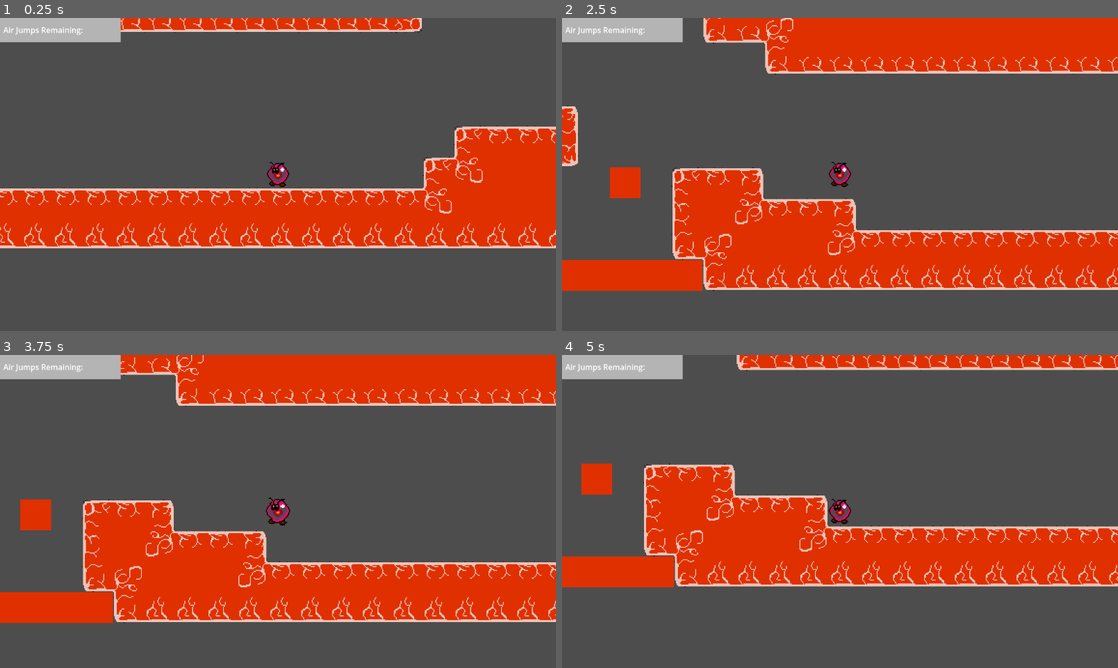
Above: before the commit, frames 1-4 (two rows, left to right).
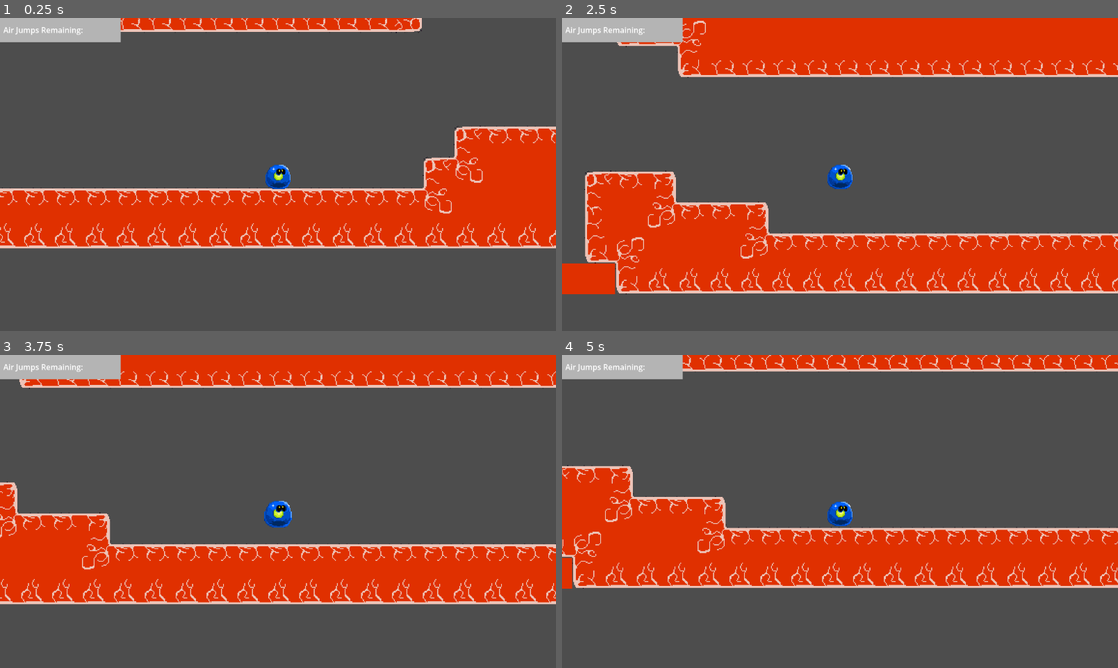
Above: after the commit, the same moments.

Repository: 2026-Hackathon/UnderYourSkin
Game: Godot game, scene res://TempScene.tscn
Same seed, same stepped clock (60 frames per second), same inputs: the game is played once before the commit and once after it.
Inputs (mouse positions are in pixels of both pictures, inside the frame that each line leads up to):
- Up to frame 1 (0.25 s): no input
- Up to frame 2 (2.5 s): tap Enter at 0.5 s; move the mouse to (962, 158) at 0.52 s; click (962, 158) at 0.67 s; tap Space at 1.25 s; drag from (728, 190) to (812, 237) at 1.27 s; move the mouse to (895, 105) at 2.02 s; click (895, 105) at 2.17 s
- Up to frame 3 (3.75 s): drag from (250, 574) to (111, 464) at 2.77 s; move the mouse to (444, 558) at 3.52 s; click (444, 558) at 3.67 s
- Up to frame 4 (5 s): drag from (673, 464) to (756, 433) at 4.27 s

The runs differ from the first frame. In frame 1, 0.3% of the frame differs, in the area x 47-53%, y 46-55%; in frame 2, 19%; in frame 3, 26%, in the area x 0-100%, y 0-86%; in frame 4, 15%.

Commit message:
New player Sprite

Diff:
--- a/under-your-skin/Scripts/player_character.gd
+++ b/under-your-skin/Scripts/player_character.gd
@@ -10,7 +10,7 @@
 
 var bullet_time_active: bool = false
 var current_time_scale: float = 1.0
-@export var momentum_conserve: float = 0.8
+@export var momentum_conserve: float = 0.2
 
 #Jumps kinda buggy if velocity = 0 before jumping get an extra jump effectivley
 @export var max_jumps: int = 2
--- a/under-your-skin/TempScene.tscn
+++ b/under-your-skin/TempScene.tscn
@@ -1,8 +1,8 @@
 [gd_scene format=4 uid="uid://osbvn7lonyr7"]
 
 [ext_resource type="Script" uid="uid://h0ynlfudvyu6" path="res://Scripts/player_character.gd" id="1_wjk0x"]
-[ext_resource type="Texture2D" uid="uid://bx40asspwehi7" path="res://Sprites/TempPlayerSprite.png" id="2_64gg3"]
 [ext_resource type="Texture2D" uid="uid://c7vbghd57m1x5" path="res://Sprites/Meat Tiles.png" id="3_64gg3"]
+[ext_resource type="Texture2D" uid="uid://bqvllvkp8vp3g" path="res://Sprites/PlayerSprite.png" id="3_yc8q5"]
 [ext_resource type="Texture2D" uid="uid://bspaoa2imoidb" path="res://TempJumpUIbg.png" id="4_yc8q5"]
 
 [sub_resource type="PhysicsMaterial" id="PhysicsMaterial_yc8q5"]
@@ -167,7 +167,7 @@
 zoom = Vector2(2, 2)
 
 [node name="Player Sprite" type="Sprite2D" parent="PlayerCharacter" unique_id=1485890410]
-texture = ExtResource("2_64gg3")
+texture = ExtResource("3_yc8q5")
 
 [node name="CollisionShape2D" type="CollisionShape2D" parent="PlayerCharacter" unique_id=660656790]
 shape = SubResource("CircleShape2D_u0k2b")
Binary file added: under-your-skin/Sprites/PlayerSprite.png
Not shown, added: under-your-skin/Sprites/PlayerSprite.png.import
